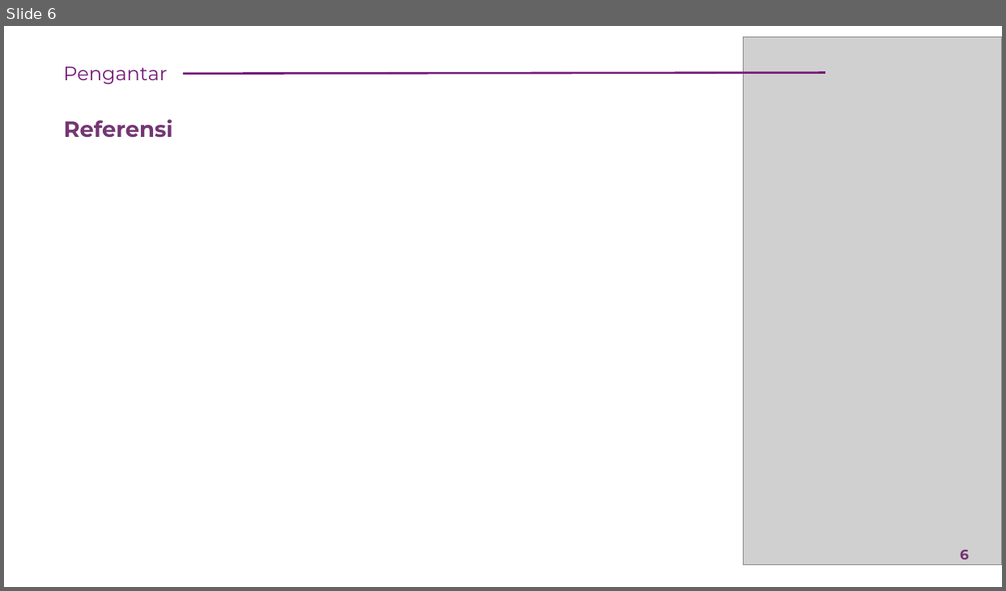
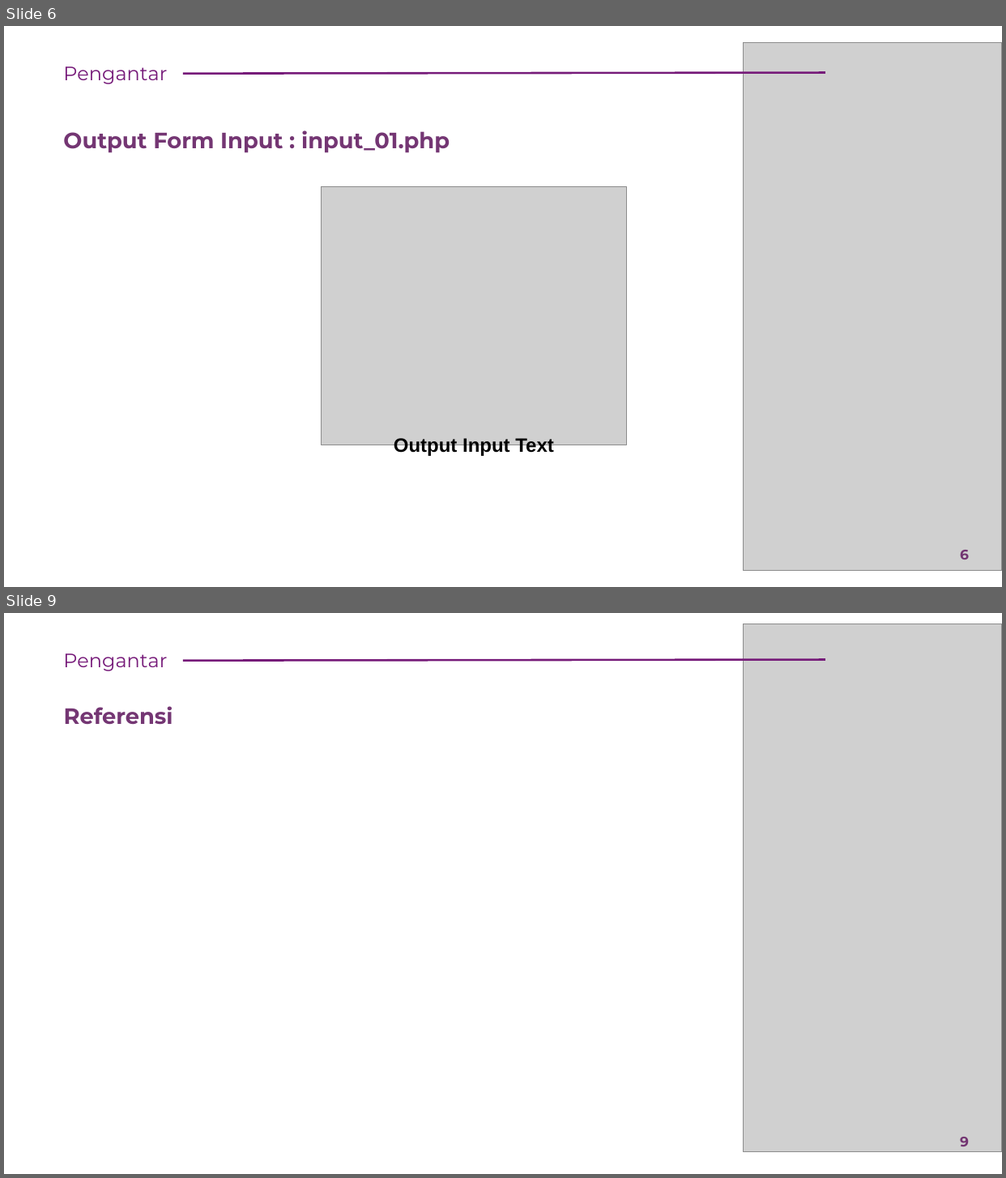
Before and after one commit to rikialdi/pemprograman-web-2022, a slide deck: Materi/Pertemuan - 13.pptx. Shown one above the other, each under a label of ours: slide 6 before the commit, slides 6 and 9 after it; the slides between them are not shown. The pictures are 1006x591 and 1006x1178 pixels, drawn with LibreOffice and Linux fonts; fonts in the diff are those of the drawing; grey boxes stand for pictures. Boxes give left, top, right and bottom in pixels: in the first picture for what was removed or moved away, otherwise in the second. Text is boxed around its words. In the diff, an @@ line names an element or a change of style, - is before the commit and + after.

```diff
--- a/Materi/Pertemuan - 13.pptx
+++ b/Materi/Pertemuan - 13.pptx
@@ slide 6 added at bbox=[4, 26, 1002, 587], background #FFFFFF @@
@@ picture added at bbox=[744, 43, 1002, 571] @@
@@ text added at bbox=[63, 66, 167, 84], 14 pt, text #761A79 @@
+Pengantar
@@ line added from (825, 73) to (183, 74), #761A79 1.5 pt @@
@@ text added at bbox=[63, 130, 450, 153], 16 pt, text #743673, bold @@
+Output Form Input : input_01.php
@@ picture added at bbox=[322, 186, 627, 444] @@
@@ text added at bbox=[394, 438, 554, 457], 14 pt, text #000000, bold @@
+Output Input Text
@@ page number added at bbox=[960, 550, 969, 560], 10 pt, text #733572, bold @@
+6
@@ what was slide 6 is now slide 9 @@
@@ page number at bbox=[960, 1137, 969, 1147]: text changed @@
-6
+9
```
Also in this commit, not shown: 2 slides changed, 3 other slides added, 1 slide removed, 41 other files.
